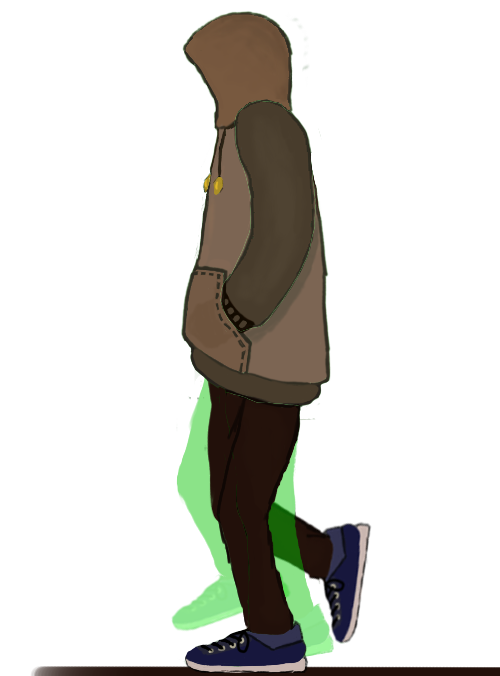
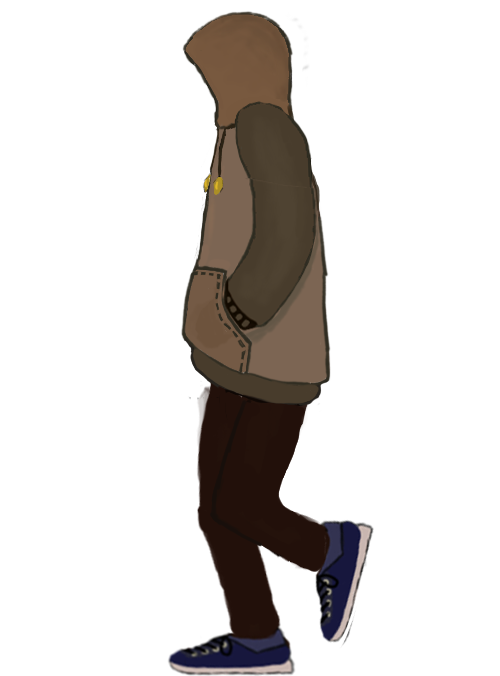
Layer changes from the first 500×676 image to the second:
pixels changed over (30, 11, 500, 676) (layer not identified)
